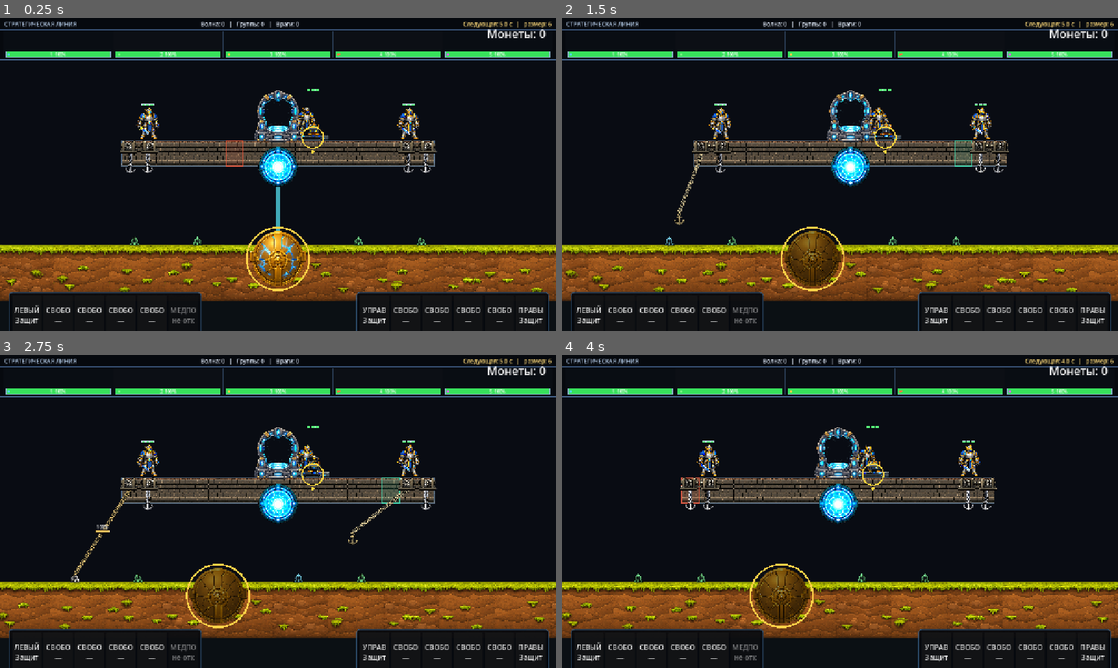
Above: before the commit, frames 1-4 (two rows, left to right).
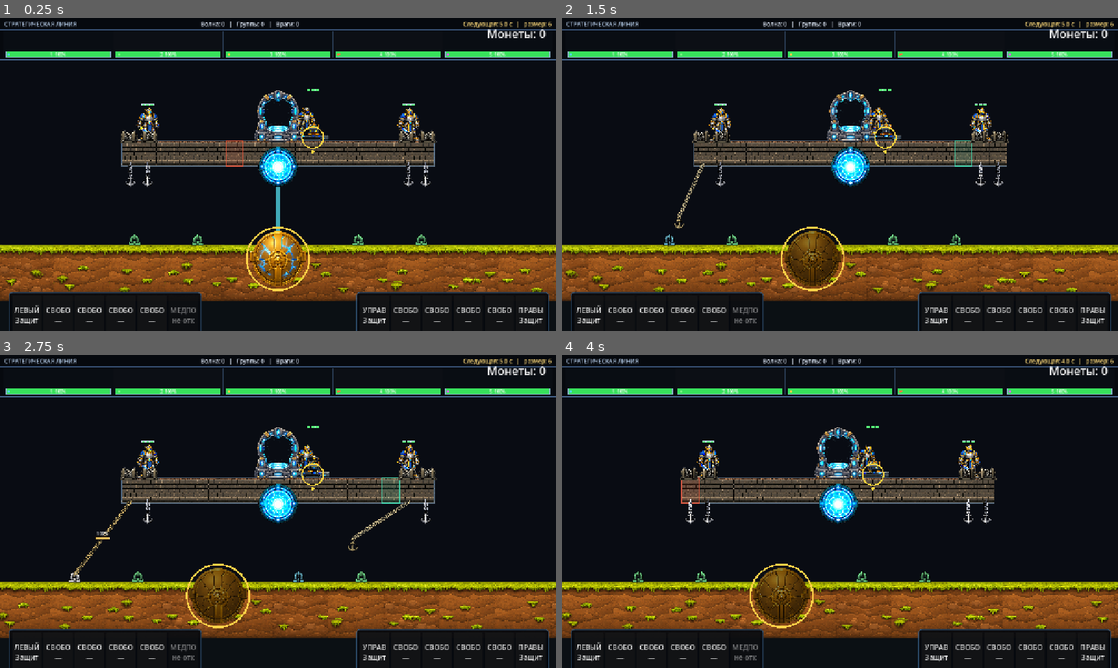
Above: after the commit, the same moments.

Repository: bageus/GloryProtect
Game: Godot game, scene res://scenes/game/game_root_with_flyers.tscn
Two runs of this game, one before a commit and one after it. Both use one fixed random seed, a clock stepped at 60 frames per second and the inputs below.
Inputs (mouse positions are in pixels of both pictures, inside the frame that each line leads up to):
- Up to frame 1 (0.25 s): no input
- Up to frame 2 (1.5 s): tap Enter (ui_accept) at 0.5, 0.77 s; move the mouse to (962, 158) at 0.52 s; hold Right (ui_right) 0.53-1.25 s; tap 1 at 0.6 s; click (962, 158) at 0.67 s; drag from (728, 190) to (812, 237) at 1.27 s
- Up to frame 3 (2.75 s): move the mouse to (333, 442) at 2.02 s; hold Right (ui_right) from 2.03 s (still down); tap 3 at 2.1 s
- Up to frame 4 (4 s): release Right (ui_right) at 2.75 s; drag from (812, 574) to (673, 464) at 2.77 s; move the mouse to (1006, 558) at 3.52 s; hold Left (ui_left) from 3.53 s (still down); tap R at 3.6 s; tap Enter (ui_accept) at 3.77 s

The runs differ from the first frame. In frame 1, 1.1% of the frame differs, in the area x 21-79%, y 35-73%; in frame 2, 1.3%; in frame 3, 1.6%, in the area x 12-79%, y 35-73%; in frame 4, 1.1%.

Commit message:
NEXT-18F: Embed winches and enlarge ground anchor clamps
Embed winch bodies into the platform surface, enlarge ground clamps by 30 percent, preserve physical chain geometry, and update visual regression coverage.

Diff:
--- a/scripts/anchors/anchor_geometry.gd
+++ b/scripts/anchors/anchor_geometry.gd
@@ -76,6 +76,10 @@
 	)
 
 
+func get_platform_surface_world_y() -> float:
+	return _platform.position.y - _platform.get_platform_height() * 0.5
+
+
 func is_within_rope_length(anchor: AnchorRuntime) -> bool:
 	if not anchor.has_target():
 		return false
--- a/scripts/anchors/anchor_visual_controller.gd
+++ b/scripts/anchors/anchor_visual_controller.gd
@@ -18,14 +18,16 @@
 
 @export_group("Anchor Assets")
 @export_range(0.05, 0.5, 0.01) var object_asset_scale := 0.12
+@export_range(1.0, 2.0, 0.05) var clamp_scale_multiplier := 1.30
 @export_range(8.0, 128.0, 1.0) var chain_tile_height := 23.0
 @export_range(0.0, 0.9, 0.01) var chain_tile_overlap_ratio := 0.5
 @export_range(0.0, 1.0, 0.01) var alpha_crop_threshold := 0.08
 @export var clamp_ground_offset := Vector2(0.0, 2.0)
 @export var clamp_chain_connection_offset := Vector2(0.0, -17.0)
 @export var stowed_chain_length := 20.0
-@export var winch_vertical_offset := -28.0
-@export var winch_chain_exit_offset := Vector2(0.0, 12.0)
+@export var winch_vertical_offset := 0.0
+@export_range(0.0, 30.0, 1.0) var winch_embed_depth := 5.0
+@export var winch_chain_exit_offset := Vector2.ZERO
 
 var _store: AnchorRuntimeStore
 var _geometry: AnchorGeometry
@@ -87,6 +89,14 @@
 	_draw_winch_posts()
 
 
+func get_winch_visual_bottom(anchor_id: int) -> Vector2:
+	return _get_winch_bottom(anchor_id)
+
+
+func get_clamp_visual_scale() -> float:
+	return object_asset_scale * clamp_scale_multiplier
+
+
 func _draw_winch_posts() -> void:
 	for anchor_id: int in range(4):
 		var side := (
@@ -96,14 +106,14 @@
 		)
 		var mirrored := anchor_id == 1 or anchor_id == 3
 		_draw_winch(
-			_get_winch_center(anchor_id),
+			_get_winch_bottom(anchor_id),
 			mirrored,
 			bool(_is_operator_available.call(side))
 		)
 
 
 func _draw_winch(
-	center: Vector2,
+	bottom: Vector2,
 	mirrored: bool,
 	operator_available: bool
 ) -> void:
@@ -113,9 +123,9 @@
 		else Color(0.52, 0.55, 0.58, 1.0)
 	)
 	var size := _winch_source_rect.size * object_asset_scale
-	var rect := Rect2(-size * 0.5, size)
+	var rect := Rect2(Vector2(-size.x * 0.5, -size.y), size)
 	var scale := Vector2(-1.0, 1.0) if mirrored else Vector2.ONE
-	draw_set_transform(center, 0.0, scale)
+	draw_set_transform(bottom, 0.0, scale)
 	draw_texture_rect_region(WINCH_TEXTURE, rect, _winch_source_rect, tint)
 	draw_set_transform(Vector2.ZERO, 0.0, Vector2.ONE)
 
@@ -276,21 +286,24 @@
 
 
 func _draw_clamp(ground: Vector2, tint: Color) -> void:
-	var size := _clamp_source_rect.size * object_asset_scale
+	var size := _clamp_source_rect.size * get_clamp_visual_scale()
 	var bottom := ground + clamp_ground_offset
 	var rect := Rect2(bottom + Vector2(-size.x * 0.5, -size.y), size)
 	draw_texture_rect_region(CLAMP_TEXTURE, rect, _clamp_source_rect, tint)
 
 
-func _get_winch_center(anchor_id: int) -> Vector2:
+func _get_winch_bottom(anchor_id: int) -> Vector2:
+	return Vector2(
+		_geometry.get_platform_attachment_world(anchor_id).x,
+		_geometry.get_platform_surface_world_y() + winch_embed_depth
+	)
+
+
+func _get_anchor_chain_start(anchor_id: int) -> Vector2:
 	return (
 		_geometry.get_platform_attachment_world(anchor_id)
-		+ Vector2(0.0, winch_vertical_offset)
-	)
-
-
-func _get_anchor_chain_start(anchor_id: int) -> Vector2:
-	return _get_winch_center(anchor_id) + winch_chain_exit_offset
+		+ winch_chain_exit_offset
+	)
 
 
 func _get_clamp_tint(anchor: AnchorRuntime) -> Color:
--- a/scripts/anchors/combat_anchor_host_system.gd
+++ b/scripts/anchors/combat_anchor_host_system.gd
@@ -12,7 +12,7 @@
 func _create_visual_controller() -> void:
 	var combat_visual := CombatAnchorVisualController.new()
 	combat_visual.name = "AnchorVisualController"
-	combat_visual.winch_vertical_offset = -42.0
+	combat_visual.winch_vertical_offset = 0.0
 	_visual = combat_visual
 	add_child(_visual)
 	var combat_anchors := get_node_or_null(
--- a/tests/integration/stage6_1_visual_polish_scenarios.gd
+++ b/tests/integration/stage6_1_visual_polish_scenarios.gd
@@ -46,9 +46,9 @@
 		var console_size: Vector2 = (
 			platform_visual.get_occupied_console_size_for_axis(steering_axis)
 		)
-		assert(console_size.x <= two_cell_width)
-		assert(console_size.x <= platform_visual.get_occupied_console_max_width())
-	assert(anchors.get_winch_vertical_offset() <= -40.0)
+		assert(console_size.x <= two_cell_width + 0.01)
+		assert(console_size.x <= platform_visual.get_occupied_console_max_width() + 0.01)
+	assert(is_equal_approx(anchors.get_winch_vertical_offset(), 0.0))
 	assert(is_equal_approx(buildable_visual.medical_post_scale, 0.3))
 	assert(minimap.cloud_morph_speed >= 2.0)
 	assert(minimap.get_cloud_radius(9).x > 22.0)
--- /dev/null
+++ b/tests/unit/anchor_visual_geometry_scenarios.gd
@@ -0,0 +1,48 @@
+extends SceneTree
+
+
+func _init() -> void:
+	call_deferred("_run")
+
+
+func _run() -> void:
+	var platform := PlatformController.new()
+	platform.balance = PlatformBalance.new()
+	platform.balance.cell_count = 18
+	platform.balance.cell_width = 40.0
+	platform.balance.platform_height = 58.0
+	platform.position = Vector2(100.0, 300.0)
+
+	var anchor_balance := AnchorBalance.new()
+	anchor_balance.platform_attachment_y_factor = 0.45
+	var geometry := AnchorGeometry.new()
+	geometry.configure(platform, anchor_balance, null)
+
+	var visual := AnchorVisualController.new()
+	visual.object_asset_scale = 0.12
+	visual.clamp_scale_multiplier = 1.30
+	visual.winch_embed_depth = 5.0
+	visual.configure(
+		AnchorRuntimeStore.new(),
+		geometry,
+		anchor_balance,
+		Callable(self, "_always_true"),
+		Callable(self, "_always_true")
+	)
+
+	var surface_y: float = geometry.get_platform_surface_world_y()
+	var physical_attachment_y: float = (
+		geometry.get_platform_attachment_world(0).y
+	)
+	var visual_bottom: Vector2 = visual.get_winch_visual_bottom(0)
+	assert(is_equal_approx(surface_y, 271.0))
+	assert(is_equal_approx(visual_bottom.y, 276.0))
+	assert(visual_bottom.y < physical_attachment_y)
+	assert(is_equal_approx(physical_attachment_y, 326.1))
+	assert(is_equal_approx(visual.get_clamp_visual_scale(), 0.156))
+	print("Anchor visual geometry scenarios passed")
+	quit()
+
+
+func _always_true() -> bool:
+	return true
